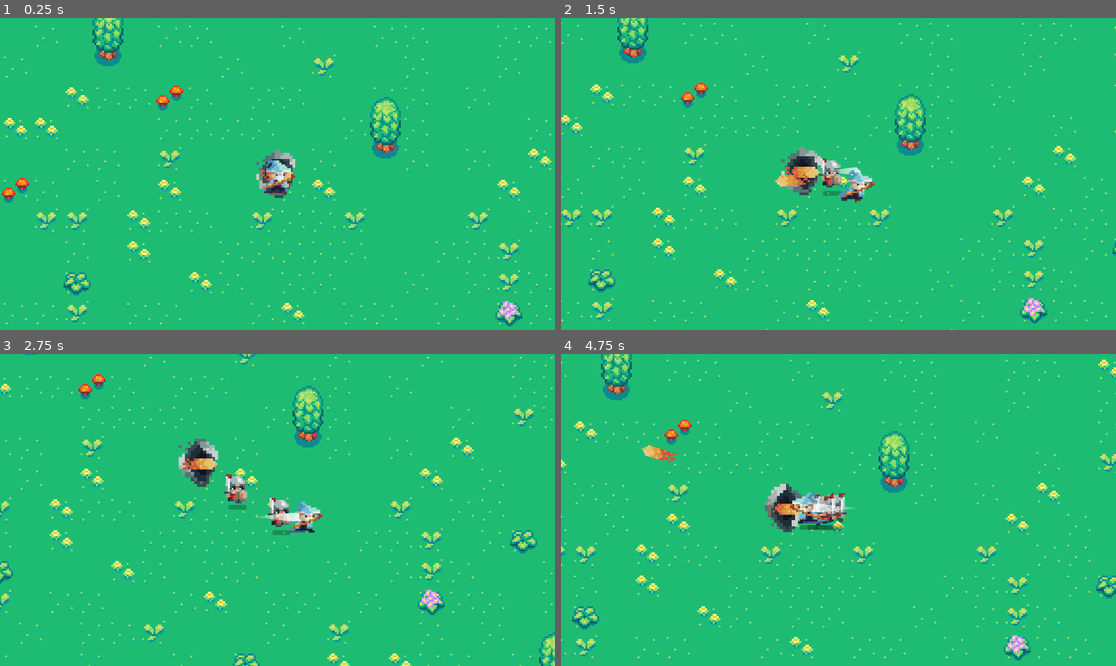
Above: before the commit, frames 1-4 (two rows, left to right).
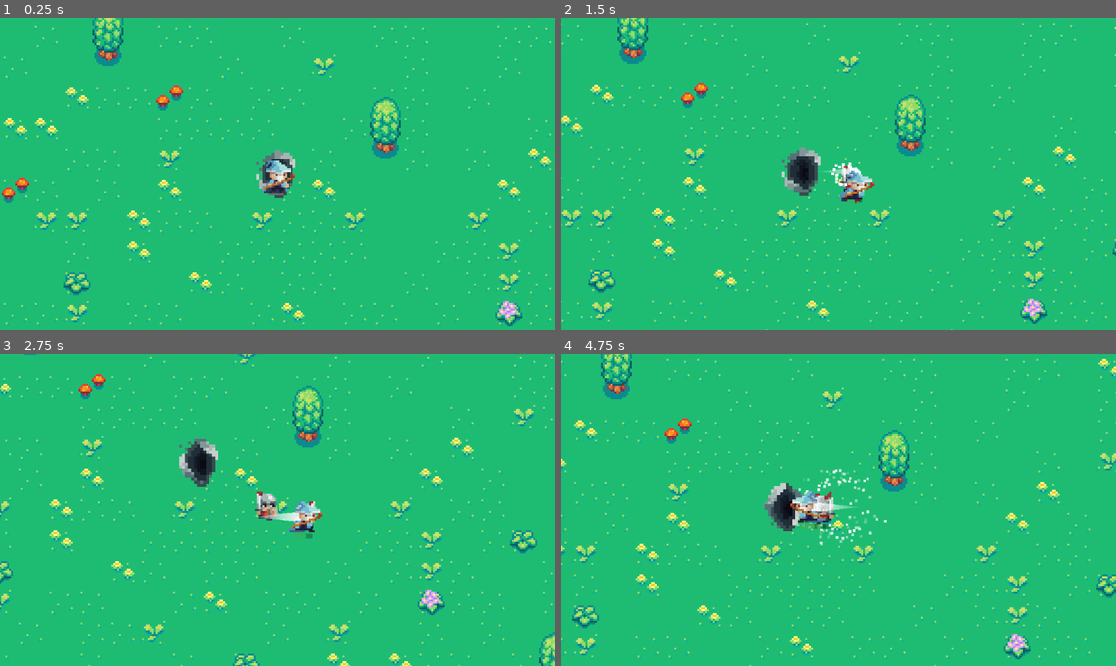
Above: after the commit, the same moments.

Repository: Luckac69/Congress_Application_Challenge_2023
Game: Godot game, scene res://World.tscn
The game is run twice, just before and just after one commit, with the same random seed, the same clock (stepped at 60 frames per second) and the same inputs.
Inputs (mouse positions are in pixels of both pictures, inside the frame that each line leads up to):
- Up to frame 1 (0.25 s): no input
- Up to frame 2 (1.5 s): move the mouse to (960, 158) at 0.52 s; press the mouse at (960, 158) at 0.53 s; hold D (right) 0.53-1.28 s; move the mouse to (727, 189) at 1.27 s; release the mouse at (727, 189) at 1.28 s; hold S (down) from 1.28 s (still down); click (727, 189) at 1.35 s
- Up to frame 3 (2.75 s): move the mouse to (333, 441) at 2.02 s; release S (down) at 2.03 s; press the mouse at (333, 441) at 2.03 s; hold D (right) from 2.03 s (still down)
- Up to frame 4 (4.75 s): move the mouse to (810, 572) at 2.77 s; release D (right) at 2.78 s; release the mouse at (810, 572) at 2.78 s; hold W (up) 2.78-3.53 s; click (810, 572) at 2.85 s; move the mouse to (1005, 556) at 3.52 s; press the mouse at (1005, 556) at 3.53 s; hold A (left) from 3.53 s (still down); move the mouse to (672, 463) at 4.27 s; release the mouse at (672, 463) at 4.28 s; click (672, 463) at 4.35 s

The runs differ from the first frame. In frame 1, less than 0.1% of the frame differs, in the area x 46-53%, y 48-53%; in frame 2, 3.1%; in frame 3, 1.3%; in frame 4, 5.4%, in the area x 0-100%, y 0-100%.

Commit message:
Fireball does damage, screenshake, hp bars work
GAMEPLAY LOOP IS HERE!!!

Diff:
--- a/PreFabs/bad_guy_1.tscn
+++ b/PreFabs/bad_guy_1.tscn
@@ -8,23 +8,24 @@
 # var target = player
 @onready var animation = $AnimationPlayer
 @onready var target = get_parent().get_node(\"Protaginast_guy\")
-@export var SPEED : float = 250
-@export var HEALTH : float = 100
-@export var DAMAGE : float = 15
+@export var speed : float = 450
+@export var health : float = 100
+@export var damage : float = 15
 @export var EnemySprite : Sprite2D
 
 var player_inattack_zone = false
 var can_take_damage = true
 
+
 func _ready():
 	add_to_group(\"Enemy\")
 
 func _physics_process(delta):
-	deal_damage()
+
 	if target == null: target = get_tree().get_first_node_in_group(\"Player\")
 	if target != null:
 		animation.play(\"Walk\")
-		velocity = position.direction_to(target.position) * SPEED
+		velocity = position.direction_to(target.position) * speed
 		if velocity.x > 1:
 			EnemySprite.flip_h = true
 		else:
@@ -37,32 +38,33 @@
 func update_health():
 	var healthbar = $HealthBar
 
-	healthbar.value = HEALTH
+	healthbar.value = health
 
-	if HEALTH >= 100:
+	if health < 100:
+		healthbar.visible = true
+	else:
 		healthbar.visible = false
-	else:
-		healthbar.visible = true
+
 
 
 func _on_enemy_hitbox_area_entered(body):
-	if body.get_parent().has_method(\"Player\"):
+	if body.get_parent().is_in_group(\"Player\"):
 		player_inattack_zone = true
+	if body.get_parent().is_in_group(\"Bullet\"):
+		deal_damage(20)
 
 func _on_enemy_hitbox_area_exited(body):
-	if body.get_parent().has_method(\"Player\"):
+	if body.get_parent().is_in_group(\"Playeraa\"):
 		player_inattack_zone = false
 
-func deal_damage():
-	if player_inattack_zone == true:
+func deal_damage(damage: float):
 		if can_take_damage == true:
-			HEALTH = HEALTH - 20
+			health = health - damage
 			update_health()
 			$DamageTakeCooldown.start()
 			can_take_damage = false
-			print(\"Enemy Health is \", HEALTH)
-			if HEALTH <= 0:
-				self.queue_free()
+			print(\"Enemy Health is \", health)
+			if health <= 0: self.queue_free()
 
 func _on_damage_take_cooldown_timeout():
 	can_take_damage = true
@@ -149,7 +151,8 @@
 debug_color = Color(0.796078, 0.392157, 0, 0.419608)
 
 [node name="HealthBar" type="ProgressBar" parent="."]
-modulate = Color(0.34902, 0.941176, 0.454902, 0.941176)
+visible = false
+modulate = Color(0.34902, 0.941176, 0.454902, 1)
 anchors_preset = 8
 anchor_left = 0.5
 anchor_top = 0.5
@@ -164,6 +167,7 @@
 show_percentage = false
 
 [node name="DamageTakeCooldown" type="Timer" parent="."]
+wait_time = 0.05
 
 [connection signal="area_entered" from="EnemyHitbox" to="." method="_on_enemy_hitbox_area_entered"]
 [connection signal="area_exited" from="EnemyHitbox" to="." method="_on_enemy_hitbox_area_exited"]
--- a/PreFabs/bad_guy_Knight.tscn
+++ b/PreFabs/bad_guy_Knight.tscn
@@ -8,7 +8,7 @@
 # var target = player
 @onready var animation = $AnimationPlayer
 @onready var target = get_parent().get_node(\"Protaginast_guy\")
-@export var speed : float = 250
+@export var speed : float = 450
 @export var health : float = 100
 @export var damage : float = 15
 @export var EnemySprite : Sprite2D
@@ -21,7 +21,7 @@
 	add_to_group(\"Enemy\")
 
 func _physics_process(delta):
-	deal_damage()
+
 	if target == null: target = get_tree().get_first_node_in_group(\"Player\")
 	if target != null:
 		animation.play(\"Walk\")
@@ -40,20 +40,26 @@
 
 	healthbar.value = health
 
+	if health < 100:
+		healthbar.visible = true
+	else:
+		healthbar.visible = false
+
 
 
 func _on_enemy_hitbox_area_entered(body):
-	if body.get_parent().has_method(\"Player\"):
+	if body.get_parent().is_in_group(\"Player\"):
 		player_inattack_zone = true
+	if body.get_parent().is_in_group(\"Bullet\"):
+		deal_damage(20)
 
 func _on_enemy_hitbox_area_exited(body):
-	if body.get_parent().has_method(\"Player\"):
+	if body.get_parent().is_in_group(\"Playeraa\"):
 		player_inattack_zone = false
 
-func deal_damage():
-	if player_inattack_zone == true:
+func deal_damage(damage: float):
 		if can_take_damage == true:
-			health = health - 20
+			health = health - damage
 			update_health()
 			$DamageTakeCooldown.start()
 			can_take_damage = false
@@ -144,7 +150,8 @@
 debug_color = Color(0.796078, 0.392157, 0, 0.419608)
 
 [node name="HealthBar" type="ProgressBar" parent="."]
-modulate = Color(0.34902, 0.941176, 0.454902, 0.941176)
+visible = false
+modulate = Color(0.34902, 0.941176, 0.454902, 1)
 anchors_preset = 8
 anchor_left = 0.5
 anchor_top = 0.5
@@ -159,6 +166,7 @@
 show_percentage = false
 
 [node name="DamageTakeCooldown" type="Timer" parent="."]
+wait_time = 0.05
 
 [connection signal="area_entered" from="EnemyHitbox" to="." method="_on_enemy_hitbox_area_entered"]
 [connection signal="area_exited" from="EnemyHitbox" to="." method="_on_enemy_hitbox_area_exited"]
--- a/Scripts/protaginast_guy.gd
+++ b/Scripts/protaginast_guy.gd
@@ -88,7 +88,6 @@
 			HEALTH = 100
 
 func _on_player_hitbox_area_entered(body):
-	print(body)
 	if body.get_parent().is_in_group("Enemy"):
 		enemy_in_attack_zone = true
 
--- a/World.tscn
+++ b/World.tscn
@@ -5,7 +5,7 @@
 [ext_resource type="PackedScene" uid="uid://clfhdemr0mfhd" path="res://PreFabs/bad_guy_1.tscn" id="3_ndub3"]
 [ext_resource type="PackedScene" uid="uid://bwrop1iqvcqhe" path="res://PreFabs/enemy_spawner.tscn" id="4_1actk"]
 [ext_resource type="PackedScene" uid="uid://d4eykwdu3h5km" path="res://PreFabs/bad_guy_Knight.tscn" id="5_g5ugi"]
-[ext_resource type="PackedScene" uid="uid://bhch4qwpg1fd8" path="res://fireball.tscn" id="6_s1oad"]
+[ext_resource type="PackedScene" uid="uid://c53bmsws2shc" path="res://hit_effect.tscn" id="7_h5mf3"]
 
 [sub_resource type="TileSetAtlasSource" id="TileSetAtlasSource_pt4r5"]
 texture = ExtResource("3_4ejky")
@@ -1353,4 +1353,4 @@
 [node name="EnemySpawner" parent="." instance=ExtResource("4_1actk")]
 spawnlings = [ExtResource("3_ndub3"), ExtResource("5_g5ugi")]
 
-[node name="Fireball" parent="." instance=ExtResource("6_s1oad")]
+[node name="HitEffect" parent="." instance=ExtResource("7_h5mf3")]
--- a/fireball.gd
+++ b/fireball.gd
@@ -1,6 +1,7 @@
 extends CharacterBody2D
 
 @onready var animation = $AnimationPlayer
+@export var hit_effect : PackedScene
 
 var speed = 2000
 var velocitiy = Vector2(1, 0)
@@ -8,6 +9,7 @@
 # Called when the node enters the scene tree for the first time.
 func _ready():
 	animation.play("idle")
+	add_to_group("Bullet")
 
 
 # Called every frame. 'delta' is the elapsed time since the previous frame.
@@ -17,5 +19,12 @@
 
 
 
-func _on_fireball_hitbox_area_entered(area):
-	pass # Replace with function body.
+func _on_fireball_hitbox_area_entered(body):
+
+	if body.get_parent().is_in_group("Enemy"):
+		$"/root/GlobalScript".camera.shake(0.2, 3)
+		var effect_instance : GPUParticles2D = hit_effect.instantiate()
+		effect_instance.position = body.get_parent().position
+		get_parent().add_child(effect_instance)
+		effect_instance.emitting = true
+		self.queue_free()
--- a/fireball.tscn
+++ b/fireball.tscn
@@ -1,6 +1,7 @@
-[gd_scene load_steps=7 format=3 uid="uid://bhch4qwpg1fd8"]
+[gd_scene load_steps=8 format=3 uid="uid://bhch4qwpg1fd8"]
 
 [ext_resource type="Script" path="res://fireball.gd" id="1_wathu"]
+[ext_resource type="PackedScene" uid="uid://c53bmsws2shc" path="res://hit_effect.tscn" id="2_sut7i"]
 [ext_resource type="Texture2D" uid="uid://cmo3xu5wbe1i6" path="res://Artwork/Effects/fireball-Sheet.png" id="2_tvlo0"]
 
 [sub_resource type="Animation" id="Animation_gky5h"]
@@ -48,6 +49,7 @@
 [node name="Fireball" type="CharacterBody2D"]
 scale = Vector2(0.45, 0.45)
 script = ExtResource("1_wathu")
+hit_effect = ExtResource("2_sut7i")
 
 [node name="FireSprite" type="Sprite2D" parent="."]
 texture = ExtResource("2_tvlo0")
--- /dev/null
+++ b/hit_effect.gd
@@ -0,0 +1,4 @@
+extends GPUParticles2D
+
+func _on_timer_timeout():
+	self.queue_free()
--- a/hit_effect.tscn
+++ b/hit_effect.tscn
@@ -1,3 +1,43 @@
-[gd_scene format=3 uid="uid://c53bmsws2shc"]
+[gd_scene load_steps=6 format=3 uid="uid://c53bmsws2shc"]
+
+[ext_resource type="Script" path="res://hit_effect.gd" id="1_it5d3"]
+
+[sub_resource type="Gradient" id="Gradient_y7ij0"]
+offsets = PackedFloat32Array(0, 0.711957, 1)
+colors = PackedColorArray(1, 1, 1, 1, 1, 1, 1, 1, 1, 1, 1, 0)
+
+[sub_resource type="GradientTexture1D" id="GradientTexture1D_gq18h"]
+gradient = SubResource("Gradient_y7ij0")
+
+[sub_resource type="ParticleProcessMaterial" id="ParticleProcessMaterial_lsnou"]
+lifetime_randomness = 0.25
+particle_flag_disable_z = true
+spread = 180.0
+gravity = Vector3(0, 0, 0)
+initial_velocity_min = 250.0
+initial_velocity_max = 450.0
+orbit_velocity_min = 0.0
+orbit_velocity_max = 0.0
+damping_min = 50.0
+damping_max = 75.0
+scale_min = 10.0
+scale_max = 12.0
+color_ramp = SubResource("GradientTexture1D_gq18h")
+
+[sub_resource type="CanvasTexture" id="CanvasTexture_xr6dc"]
 
 [node name="HitEffect" type="GPUParticles2D"]
+emitting = false
+amount = 25
+process_material = SubResource("ParticleProcessMaterial_lsnou")
+texture = SubResource("CanvasTexture_xr6dc")
+lifetime = 0.5
+one_shot = true
+explosiveness = 1.0
+script = ExtResource("1_it5d3")
+
+[node name="Timer" type="Timer" parent="."]
+one_shot = true
+autostart = true
+
+[connection signal="timeout" from="Timer" to="." method="_on_timer_timeout"]
